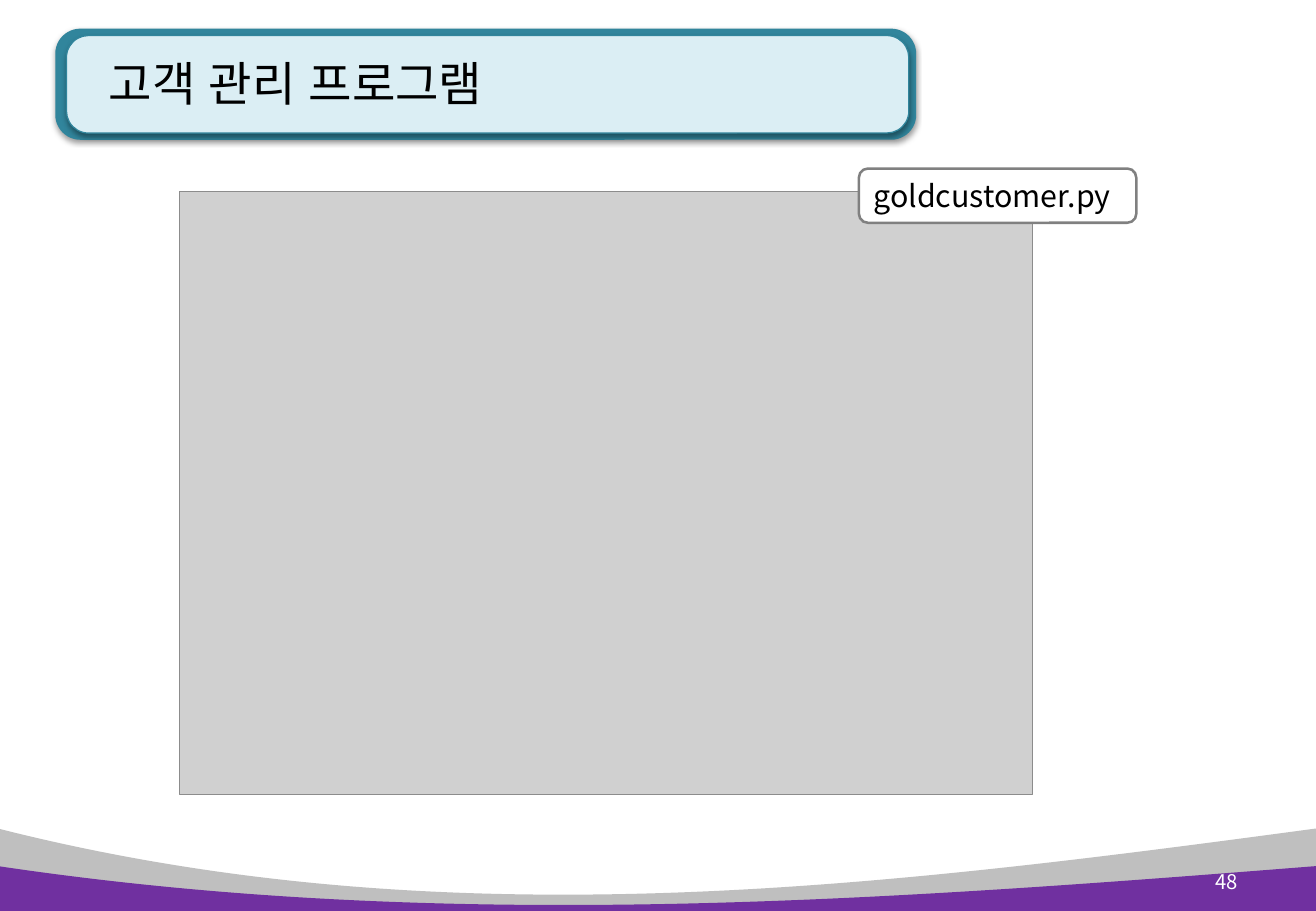
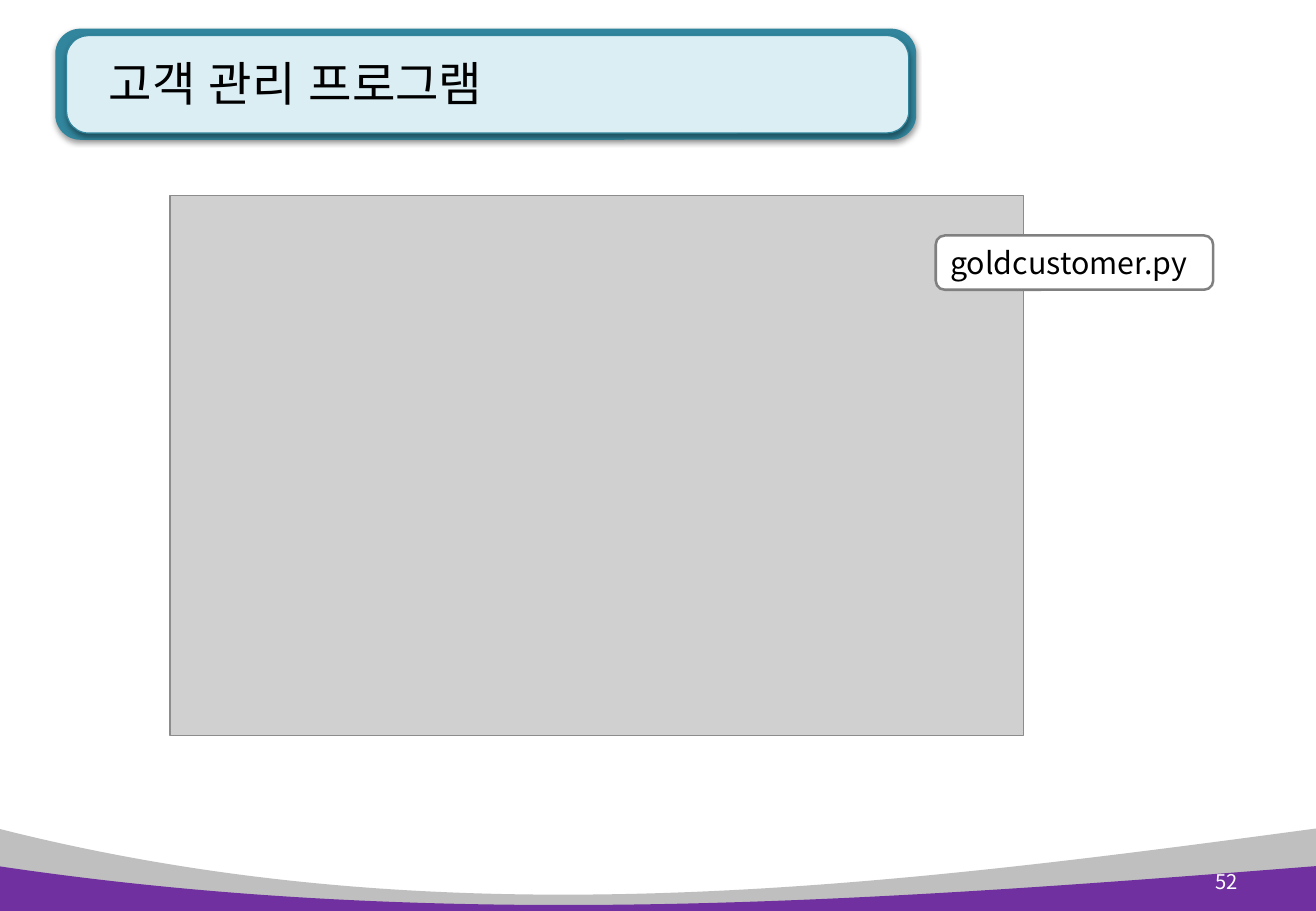
Before and after one commit to AhNyx/js_works, a slide deck: slide 52 of pyworks/python_ppt/Python 7장. 클래스와 상속 .pptx (slide 48 before the commit). Drawn at 1316x911 pixels with LibreOffice and Linux fonts; fonts in the diff are those of the drawing; grey boxes stand for pictures. Boxes give left, top, right and bottom in pixels: in the first picture for what was removed or moved away, otherwise in the second. Text is boxed around its words. In the diff, an @@ line names an element or a change of style, - is before the commit and + after.

```diff
--- a/pyworks/python_ppt/Python 7장. 클래스와 상속 .pptx
+++ b/pyworks/python_ppt/Python 7장. 클래스와 상속 .pptx
@@ picture resized from (x1=180, y1=192, x2=1034, y2=795) to (x1=170, y1=196, x2=1024, y2=735) @@
@@ rounded rectangle "goldcustomer.py" moved from (x1=859, y1=169, x2=1136, y2=224) to (x1=936, y1=236, x2=1213, y2=290) @@
@@ page number at (x1=1216, y1=868, x2=1238, y2=890): text changed @@
-48
+52
```
Also in this commit, not shown: 16 other slides changed, 4 slides added, 31 other files.
